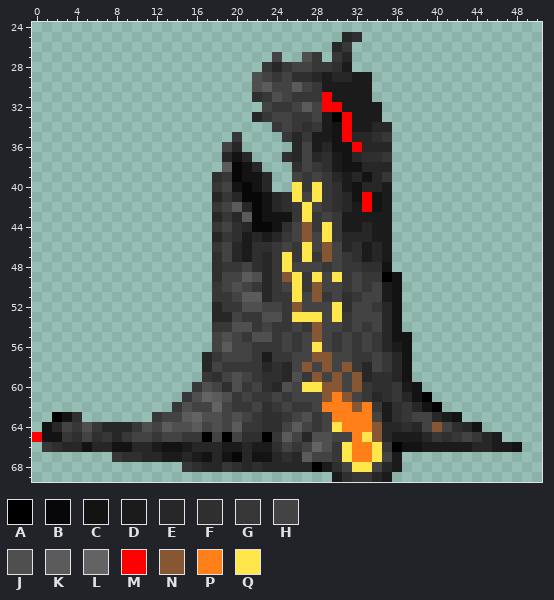
Sprite sheet, stored at SPRITES/DECORATION/TRE1B0.png. The picture above was drawn from the file before the commit.
The file is 51x70 pixels. Colours within 5 levels of each other are drawn and written as one. Shown: x 0..50, y 24..69.
Palette (. is transparent): A #000000  B #070707  C #131313  D #1b1b1b  E #272727  F #2f2f2f  G #373737  H #434343  J #4f4f4f  K #5b5b5b  L #636363  M #ff0000  N #875733  P #ff7f1b  Q #ffe74b
Now the later version:
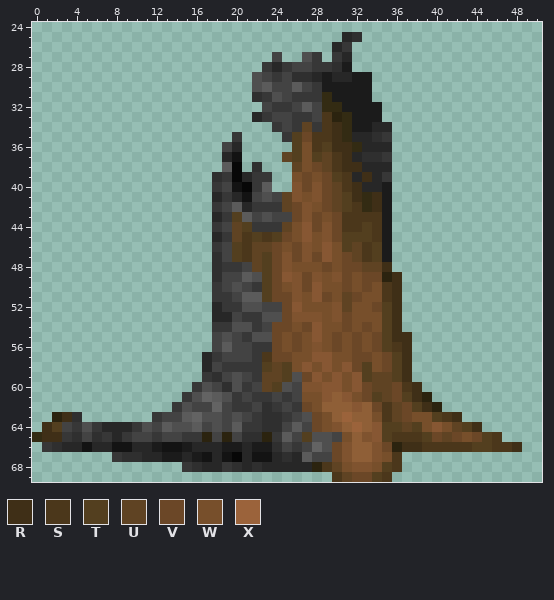
Colours new in this view: R #3f2f17  S #4b371b  T #533f1f  U #5f4323  V #6b4727  W #774f2b  X #9b633b
The exact change:
colour A: #000000 -> #2b230f
colour M: #ff0000 -> #332b13
colour P: #ff7f1b -> #8f5f37
colour Q: #ffe74b -> #7f532f
y 33: x 29 D -> S
y 34: x 27 F -> U; x 29..30 DC -> SR
y 35: x 26..30 EGDDC -> TVSSR
y 36: x 26..31 EHDECC -> TWSTRR
y 37: x 21 E -> .; x 25..31 FEHEFDC -> UTWTUSR
y 38: x 21..22 CE -> .F; x 26..32 FHGFDCC -> UWVUSRR
y 39: x 21..23 CCE -> EGG; x 26..31 HGHGED -> WVWVTS; x 33 C -> R
y 40: x 22..23 CE -> GK; x 27 G -> V; x 29..32 GFDC -> VUSR
y 41: x 21..25 BBCEF -> CHJHU; x 27 H -> W; x 29..32 GFEC -> VUTR; x 34 C -> R
y 42: x 22..26 BCEFG -> GGGUV; x 28..32 HGFED -> WVUTS; x 34 C -> R
y 43: x 20 E -> T; x 22..26 BCCCG -> HJHHV; x 28..34 GHGDDDD -> VWVSSSS
y 44: x 20..26 FEBBCFH -> UTGGGUW; x 28 G -> V; x 30..34 GDDED -> VSSTS
y 45: x 20..26 FDEDEGH -> USTSTVW; x 28 H -> W; x 30..34 GEEED -> VTTTS
y 46: x 20..26 EDFFGHG -> TSUUVWV; x 28 H -> W; x 30..34 HEFDE -> WTUST
y 47: x 20..24 EDFEG -> TSUTV; x 26 G -> V; x 28 G -> V; x 30..34 HGFDE -> WVUST
y 48: x 22..24 FEG -> UTV; x 26..35 HHHGHGGFFC -> WWWVWVVUUR
y 49: x 23..24 EG -> TV; x 27 G -> V; x 29 H -> W; x 31..34 GHGG -> VWVV; x 36 C -> R
y 50: x 23..25 EGH -> TVW; x 27 G -> V; x 29..36 HHGHGHDC -> WWVWVWSR
y 51: x 23..25 EGG -> TVV; x 27 H -> W; x 29..36 GHFGHHDC -> VWUVWWSR
y 52: x 25 G -> V; x 27..29 HHH -> WWW; x 31..36 FHHGEC -> UWWVTR
y 53: x 25 G -> V; x 29 H -> W; x 31..36 GHHHEC -> VWWWTR
y 54: x 24..27 GGHG -> VVWV; x 29..36 HHGHGHEC -> WWVWVWTR
y 55: x 24..27 GHGH -> VWVW; x 29..37 HGHGHGECC -> WVWVWVTRR
y 56: x 24..27 GHGH -> VWVW; x 29..37 HGHGHGEDC -> WVWVWVTSR
y 57: x 23..27 DGGHH -> SVVWW; x 30..37 HHGGHGEC -> WWVVWVTR
y 58: x 23..26 EFEH -> TUTW; x 28 H -> W; x 30 H -> W; x 32..37 GEHGEC -> VTWVTR
y 59: x 23..25 FFE -> UUT; x 27 G -> V; x 29 H -> W; x 31 H -> W; x 33..37 EFFEC -> TUUTR
y 60: x 23..24 FE -> UT; x 31 H -> W; x 33..38 GFFGDC -> VUUVSR
y 61: x 27..28 HH -> WW; x 32..38 HGEFGEC -> WVTUVTR
y 62: x 27..28 GH -> VW; x 34..39 GDFGEC -> VSUVTR
y 63: x 3 C -> R; x 28..29 GH -> VW; x 31 P -> X; x 34..42 HDFGHHEDC -> WSUVWWTSR
y 64: x 1..2 CE -> RT; x 28..29 GH -> VW; x 32 P -> X; x 35..39 EEFEH -> TTUTW; x 41..44 HFEC -> WUTR
y 65: x 1..2 CC -> RR; x 27 E -> T; x 31 H -> W; x 35..46 EDDDEGFGHGED -> TSSSTVUVWVTS
y 66: x 30 G -> V; x 35 G -> V; x 37..48 CCDDDDDEEDDC -> RRSSSSSTTSSR
y 67: x 30 G -> V; x 35..36 HD -> WS
y 68: x 29..31 DFH -> SUW; x 34..36 HED -> WTS
y 69: x 30..35 DFGGED -> SUVVTS
Pixel boxes of the changes (left, top, right, bottom) in both pictures:
changed: (202, 92, 522, 482)
changed: (32, 412, 72, 442)
